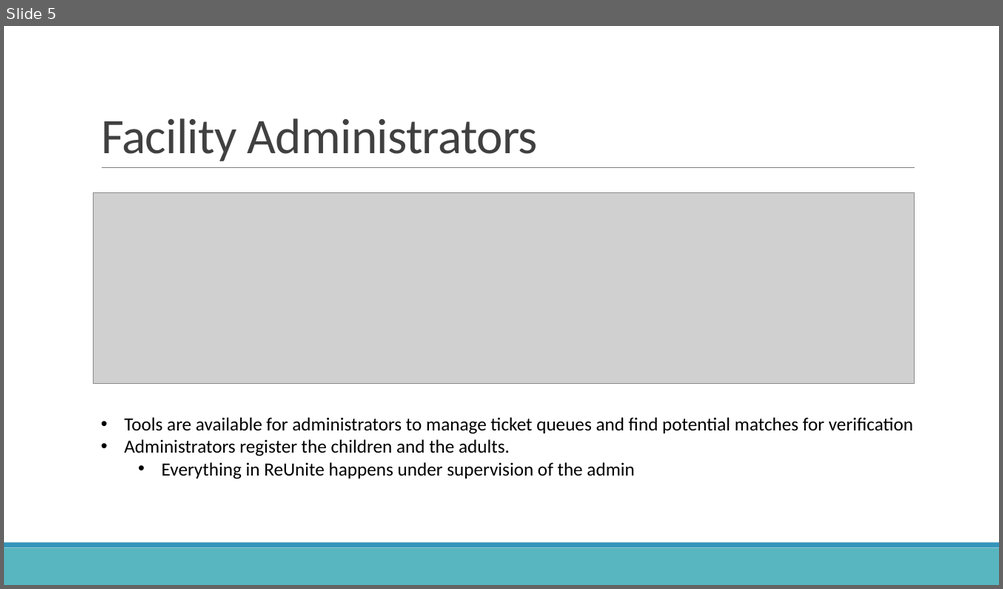
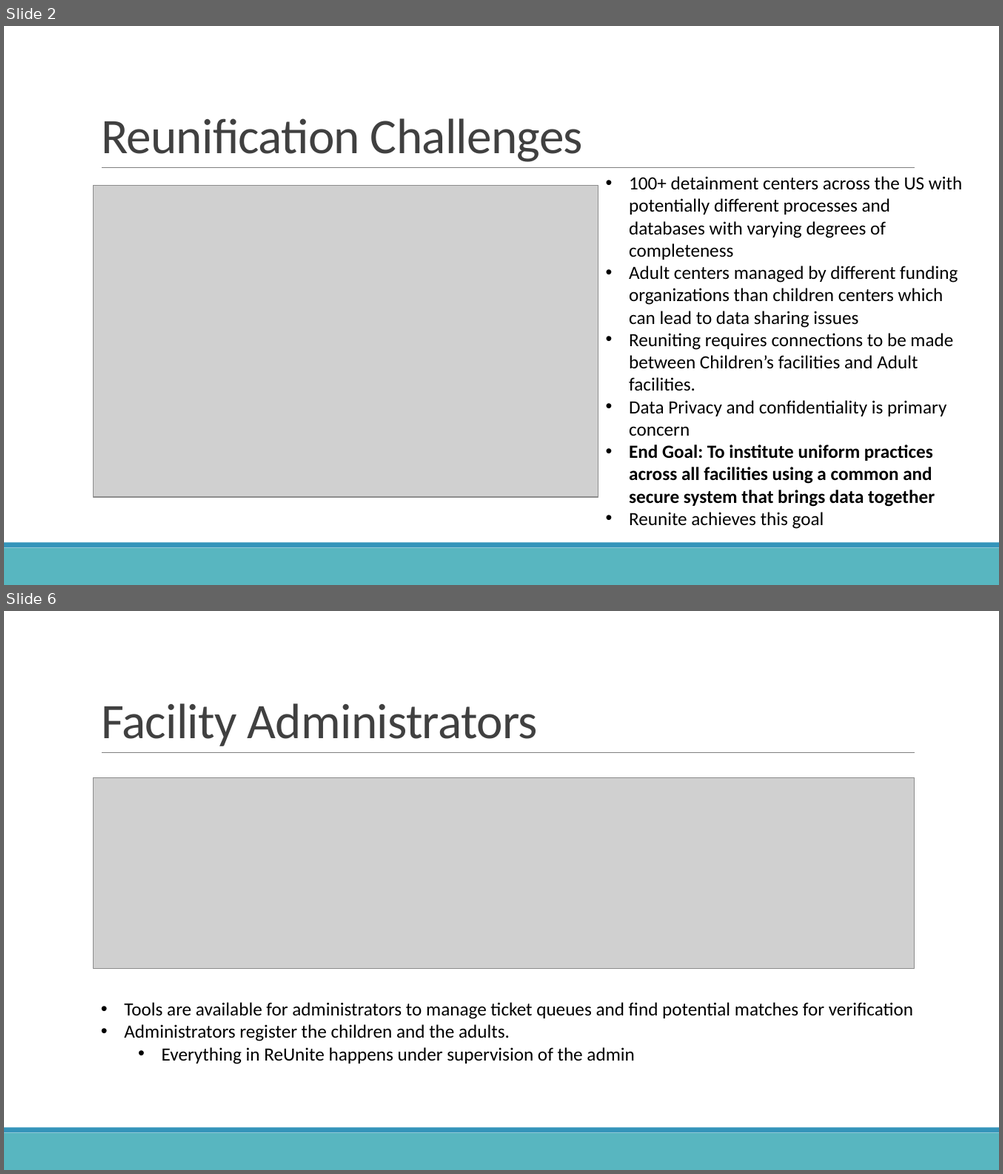
Before and after one commit to weirdaze/reunite, a slide deck: ReUnite Overview.pptx. Shown one above the other, each under a label of ours: slide 5 before the commit, slides 2 and 6 after it; the slides between them are not shown. The pictures are 1003x589 and 1003x1174 pixels, drawn with LibreOffice and Linux fonts; fonts in the diff are those of the drawing; grey boxes stand for pictures; background and template pictures are left out. Boxes give left, top, right and bottom in pixels: in the first picture for what was removed or moved away, otherwise in the second. Text is boxed around its words. In the diff, an @@ line names an element or a change of style, - is before the commit and + after.

Commit message:
Reunite pptx updated
updated the powerpoint deck

```diff
--- a/ReUnite Overview.pptx
+++ b/ReUnite Overview.pptx
@@ slide 2 added at (4, 26, 999, 585), background #FFFFFF; not listed: 3 template elements that a slide beside it also shows @@
@@ title added at (101, 118, 583, 162), 48 pt, text #404040 @@
+Reunification Challenges
@@ text added at (629, 176, 962, 529), 18 pt, text #000000 @@
+• 100+ detainment centers across the US with potentially different processes and databases with varying degrees of completeness
+• Adult centers managed by different funding organizations than children centers which can lead to data sharing issues
+• Reuniting requires connections to be made between Children’s facilities and Adult facilities.
+• Data Privacy and confidentiality is primary concern
+• End Goal: To institute uniform practices across all facilities using a common and secure system that brings data together
+• Reunite achieves this goal
@@ picture added at (94, 186, 598, 497) @@
@@ what was slide 5 is now slide 6 @@
```
Also in this commit, not shown: 5 slides changed, 1 other slide added, 1 slide removed, 2 other files.
